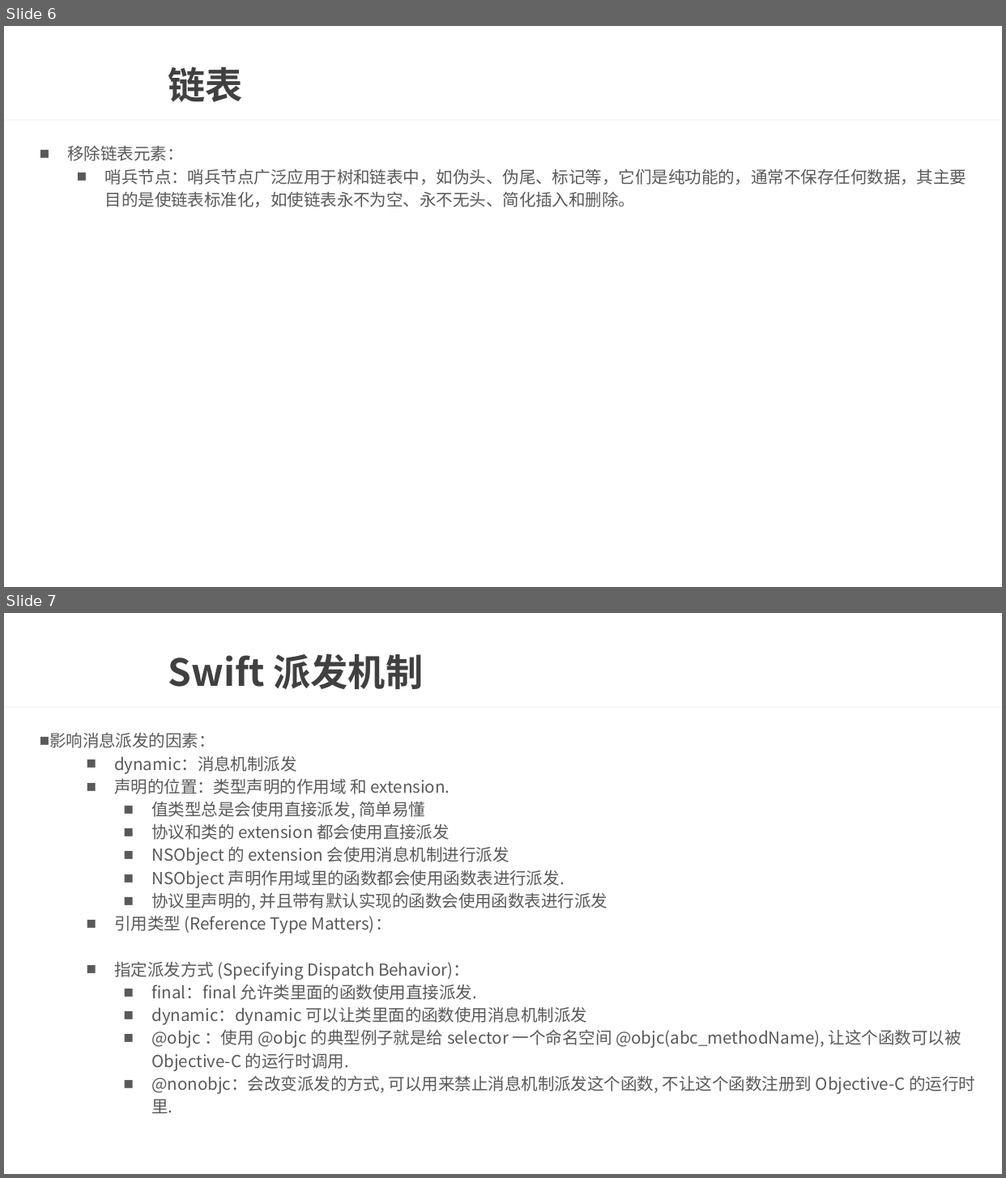
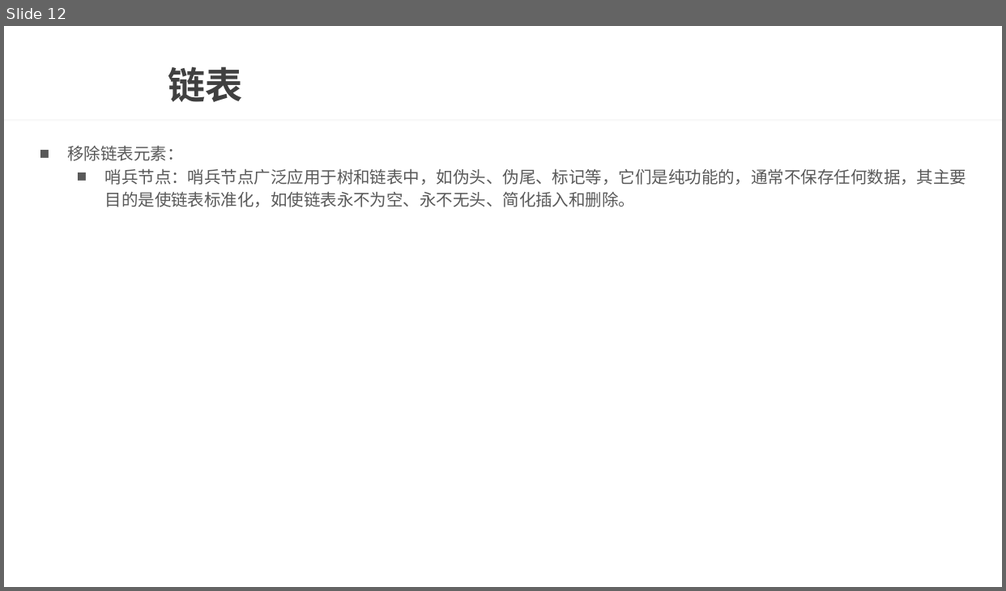
Before and after one commit to wtj900/wtj900.github.io, a slide deck: file/面试文档/13-数据结构与算法.pptx. Shown one above the other, each under a label of ours: slides 6 and 7 before the commit, slide 12 after it. The pictures are 1006x1178 and 1006x591 pixels, drawn with LibreOffice and Linux fonts; fonts in the diff are those of the drawing; background and template pictures are left out. Boxes give left, top, right and bottom in pixels: in the first picture for what was removed or moved away, otherwise in the second. Text is boxed around its words. In the diff, an @@ line names an element or a change of style, - is before the commit and + after.

```diff
--- a/file/面试文档/13-数据结构与算法.pptx
+++ b/file/面试文档/13-数据结构与算法.pptx
@@ slide 7 removed at (4, 613, 1002, 1174), background picture (left out); not listed: 1 template element that a slide beside it also shows @@
@@ title removed at (168, 653, 424, 689) @@
-Swift 派发机制
@@ text removed at (49, 732, 975, 1114) @@
-  ■ 影响消息派发的因素：
-    ■ dynamic：消息机制派发
-    ■ 声明的位置：类型声明的作用域 和 extension.
-      ■ 值类型总是会使用直接派发, 简单易懂
-      ■ 协议和类的 extension 都会使用直接派发
-      ■ NSObject 的 extension 会使用消息机制进行派发
-      ■ NSObject 声明作用域里的函数都会使用函数表进行派发.
-      ■ 协议里声明的, 并且带有默认实现的函数会使用函数表进行派发
-    ■ 引用类型 (Reference Type Matters)：
-    ■ 指定派发方式 (Specifying Dispatch Behavior)：
-      ■ final：final 允许类里面的函数使用直接派发.
-      ■ dynamic：dynamic 可以让类里面的函数使用消息机制派发
-      ■ @objc ：使用 @objc 的典型例子就是给 selector 一个命名空间 @objc(abc_methodName), 让这个函数可以被 Objective-C 的运行时调用.
-      ■ @nonobjc：会改变派发的方式, 可以用来禁止消息机制派发这个函数, 不让这个函数注册到 Objective-C 的运行时里.
@@ what was slide 6 is now slide 12 @@
```
Also in this commit, not shown: 6 slides added, 1 other slide removed.
